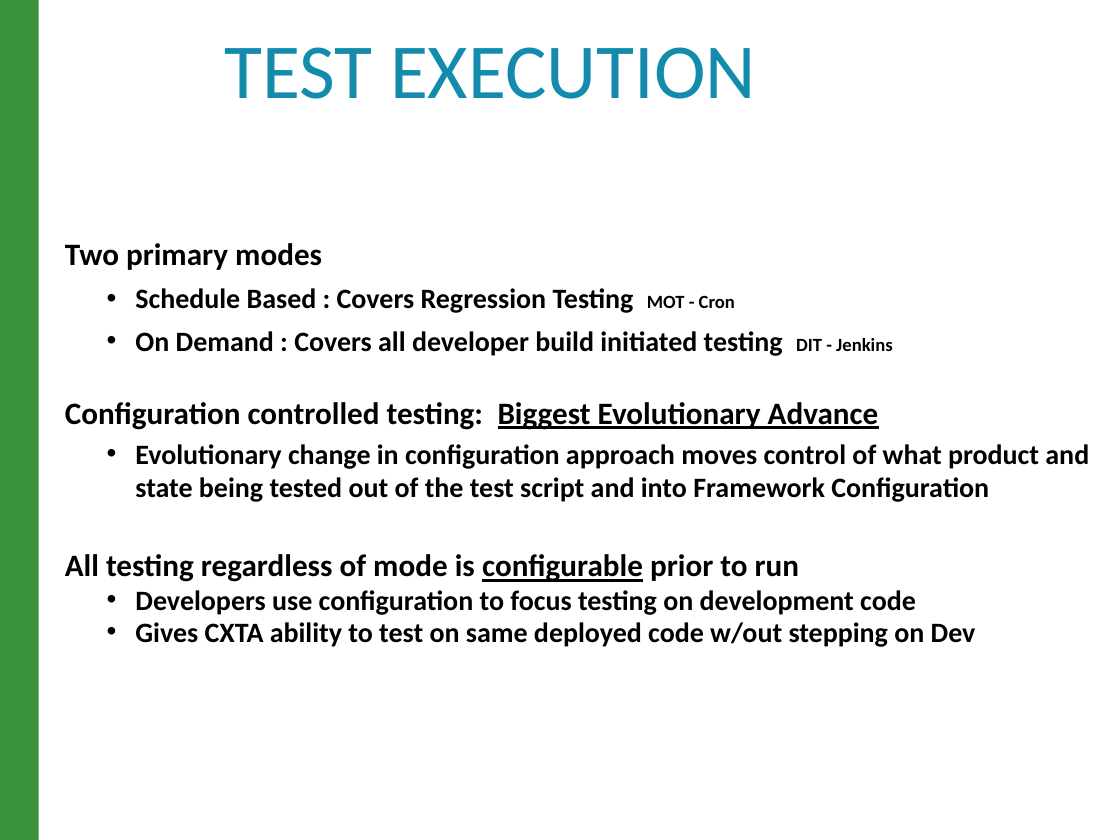
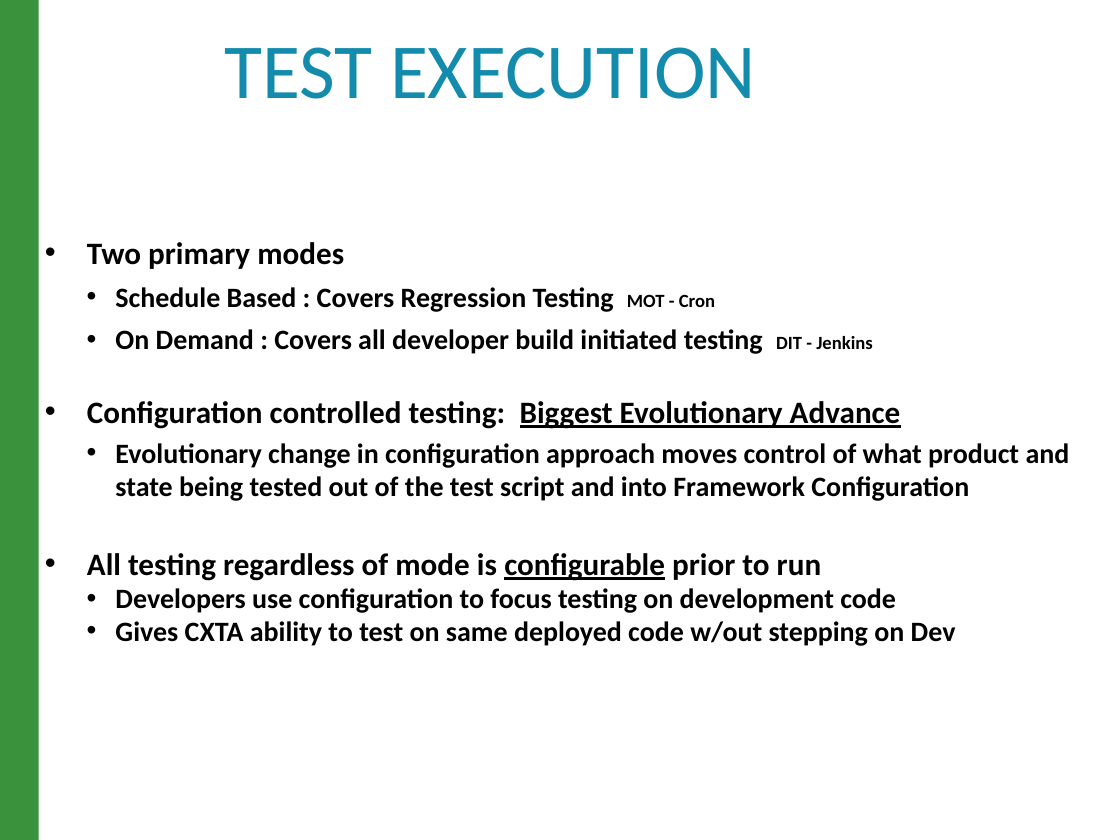
Before and after one commit to raghav9329/mainProf, a slide deck: slide 9 of CurrentWork_Delta/CX_StrategyPowerPoint.pptx. Drawn at 1120x840 pixels with LibreOffice and Linux fonts; fonts in the diff are those of the drawing. Boxes give left, top, right and bottom in pixels: in the first picture for what was removed or moved away, otherwise in the second. Text is boxed around its words. In the diff, an @@ line names an element or a change of style, - is before the commit and + after.

```diff
--- a/CurrentWork_Delta/CX_StrategyPowerPoint.pptx
+++ b/CurrentWork_Delta/CX_StrategyPowerPoint.pptx
@@ text "Two primary modes": place and size @@
-text "Two primary modes" at [65, 243, 1089, 647]
+text "Two primary modes" at [87, 242, 1070, 646]
@@ text at [87, 242, 901, 581]: bullet none to • @@
```
Also in this commit, not shown: 6 other slides changed, 5 other files.
